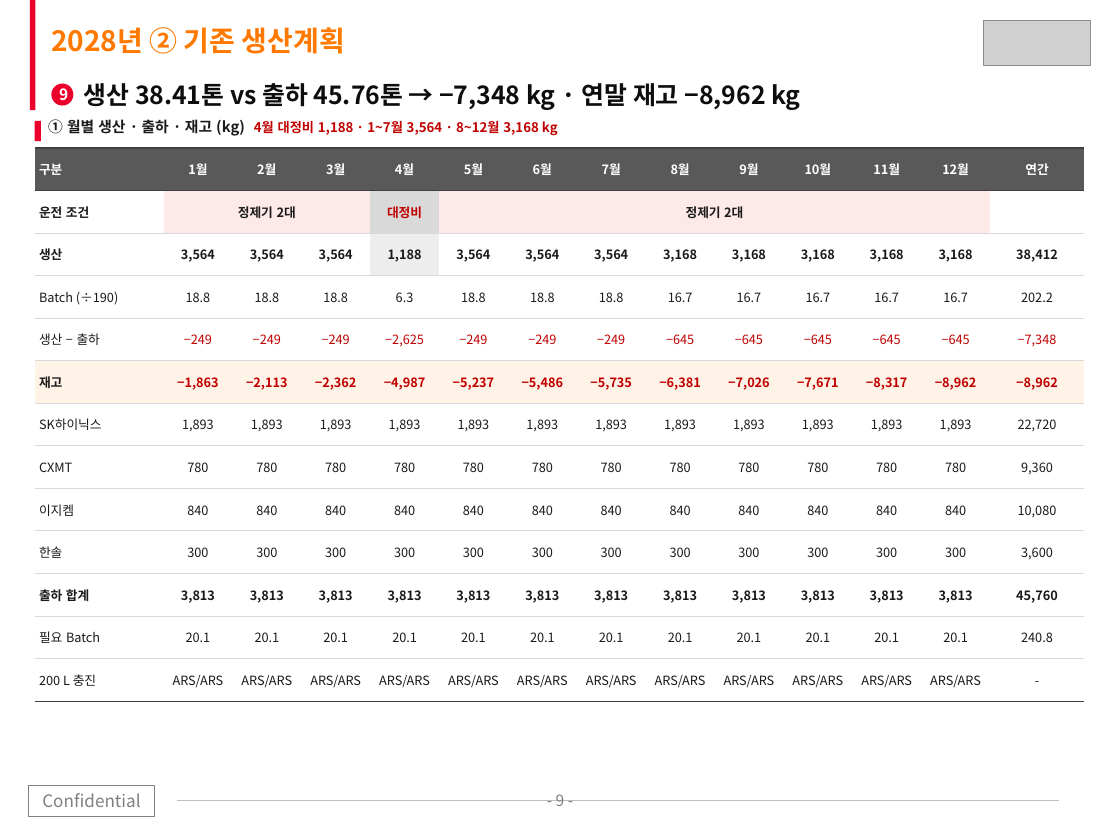
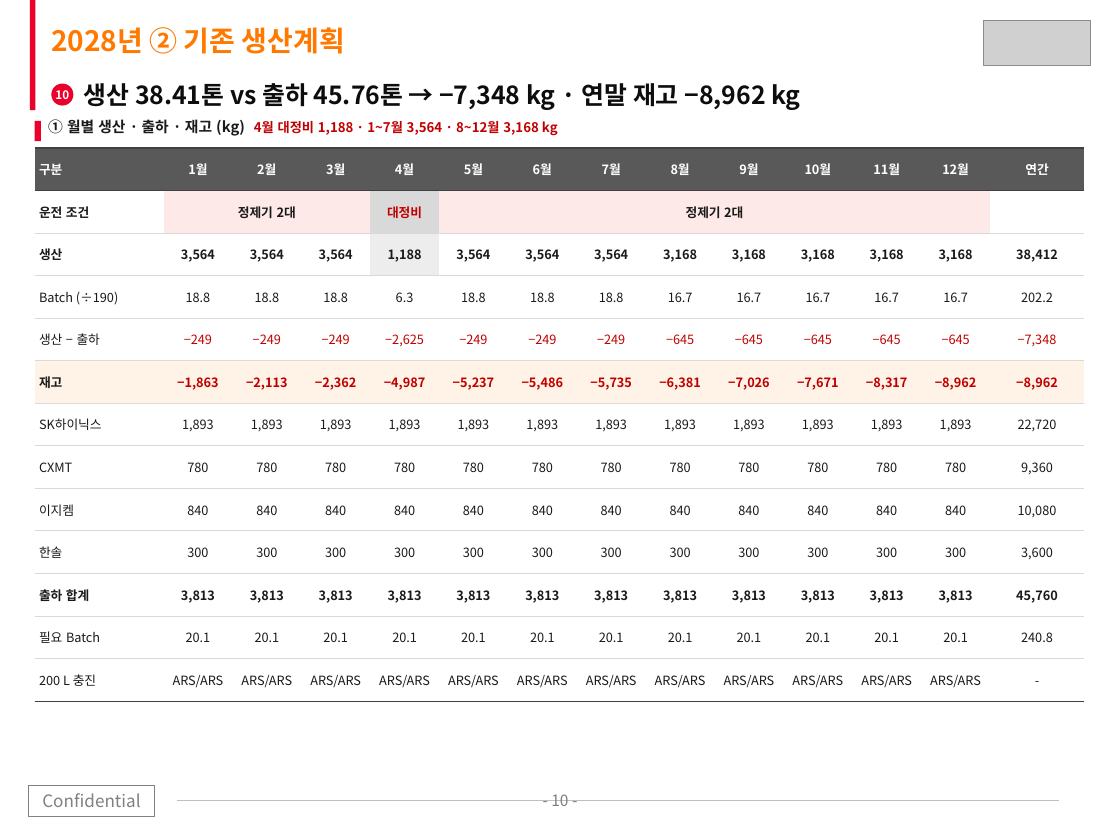
Before and after one commit to Jameskim25/-, a slide deck: slide 10 of SKTC_CpZr_Capacity_Reflux_Roadmap_2027_2028.pptx (slide 9 before the commit). Drawn at 1120x840 pixels with LibreOffice and Linux fonts; fonts in the diff are those of the drawing; grey boxes stand for pictures. Boxes give left, top, right and bottom in pixels: in the first picture for what was removed or moved away, otherwise in the second. Text is boxed around its words. In the diff, an @@ line names an element or a change of style, - is before the commit and + after.

```diff
--- a/SKTC_CpZr_Capacity_Reflux_Roadmap_2027_2028.pptx
+++ b/SKTC_CpZr_Capacity_Reflux_Roadmap_2027_2028.pptx
@@ text in ellipse at bbox=[55, 90, 69, 99]: text changed; size 10 to 7.5 pt @@
-9
+10
@@ text at bbox=[551, 794, 568, 806]: text changed @@
-- 9 -
+- 10 -
```
Also in this commit, not shown: 9 other slides changed, 2 slides added, 1 slide removed, 5 other files.
